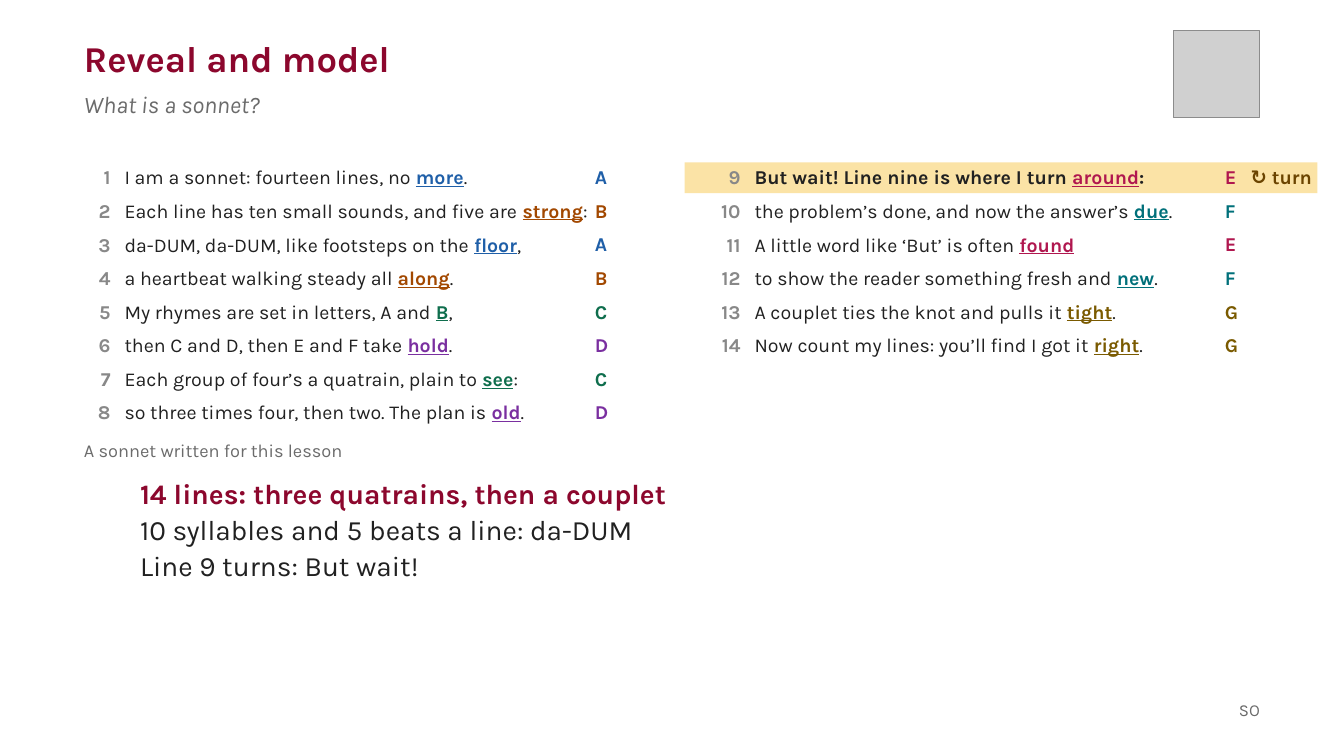
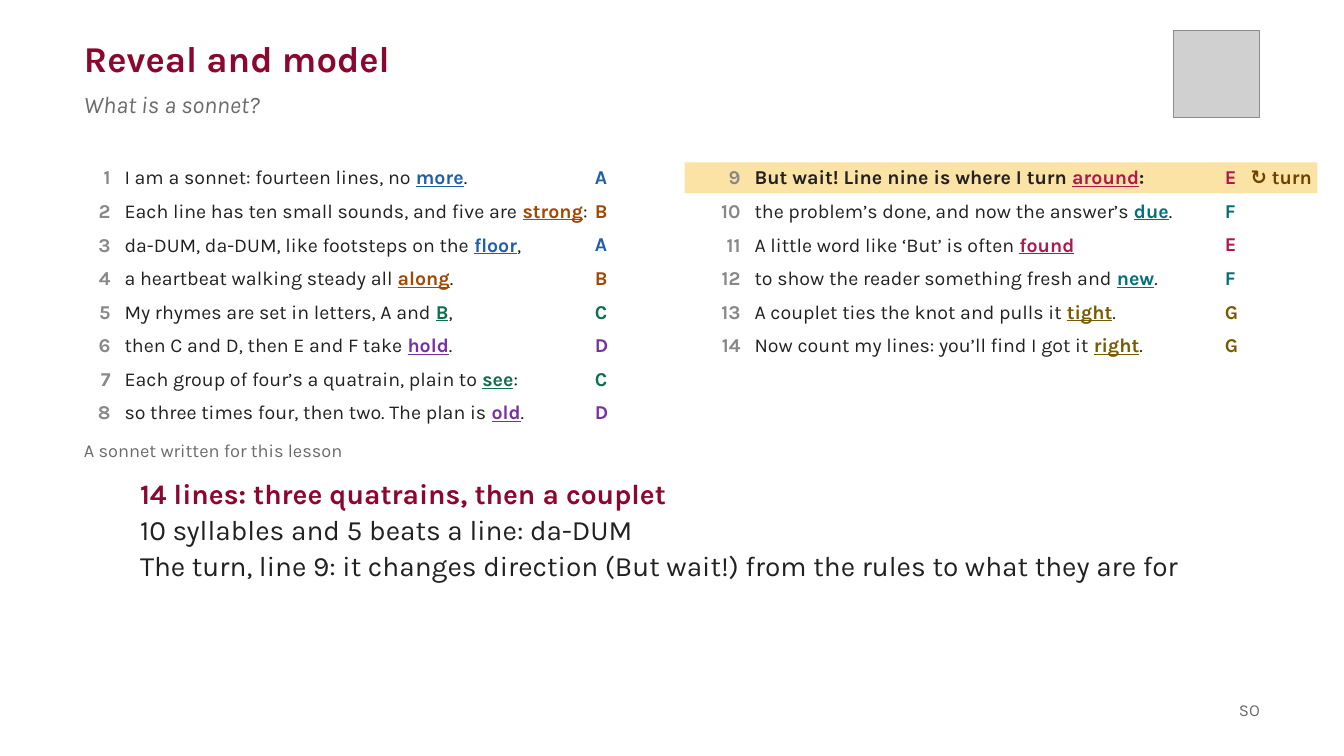
Before and after one commit to liaminhawai-cmd/Bone-Sparrow, a slide deck: slide 4 of SonnetsDeck.pptx. Drawn at 1344x756 pixels with LibreOffice and Linux fonts; fonts in the diff are those of the drawing; grey boxes stand for pictures. Boxes give left, top, right and bottom in pixels: in the first picture for what was removed or moved away, otherwise in the second. Text is boxed around its words. In the diff, an @@ line names an element or a change of style, - is before the commit and + after.

```diff
--- a/SonnetsDeck.pptx
+++ b/SonnetsDeck.pptx
@@ text at (140, 556, 1178, 583): text changed @@
-Line 9 turns: But wait!
+The turn, line 9: it changes direction (But wait!) from the rules to what they are for
```
Also in this commit, not shown: 2 other slides changed, 2 slides added, 15 slides removed, 17 other files.
